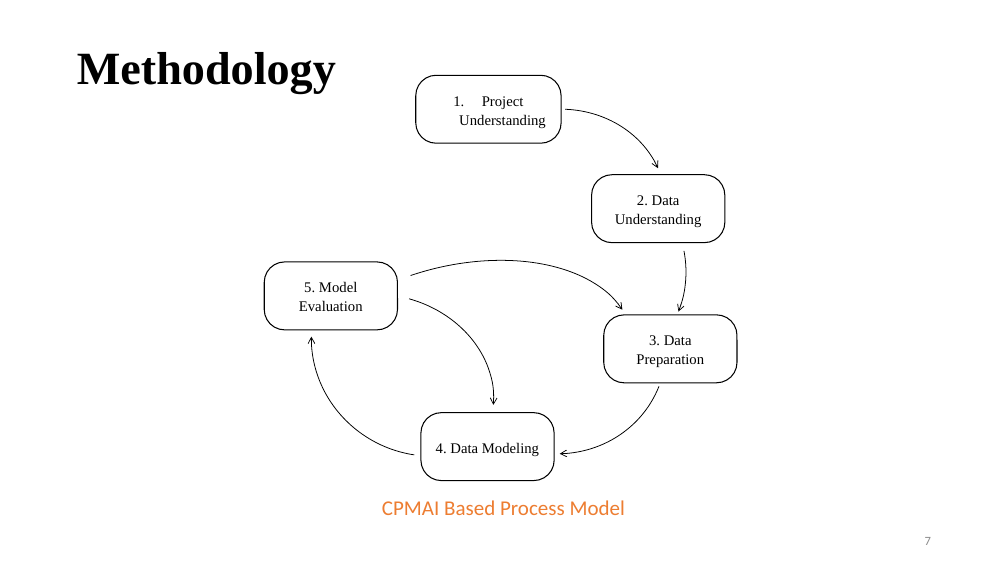
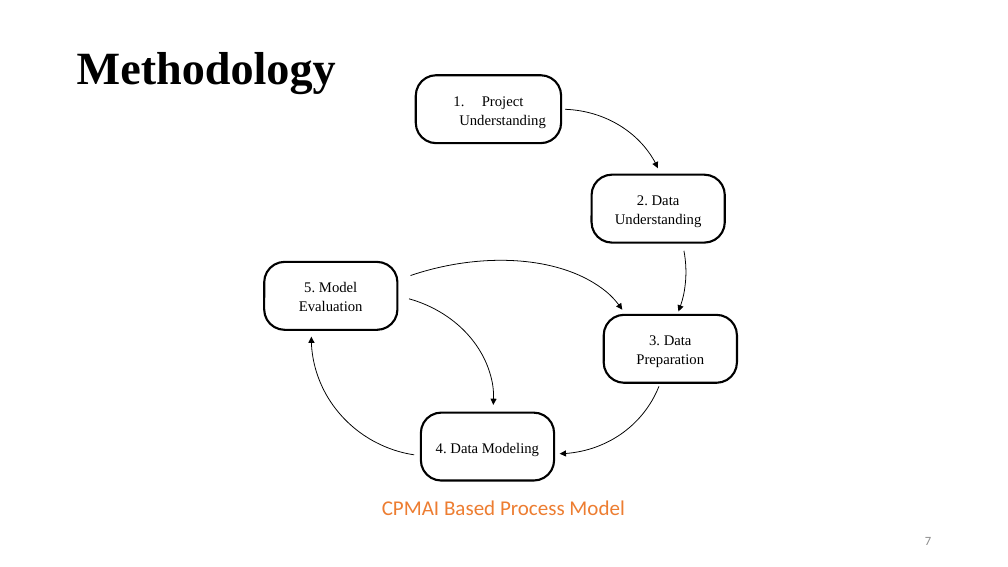
Before and after one commit to kattelsameer/HandWritten-Digit-Recognition-using-Deep-Learning, a slide deck: slide 7 of 3. Proposal Defence/Presentation(draft).pptx. Drawn at 1008x567 pixels with LibreOffice and Linux fonts; fonts in the diff are those of the drawing. Boxes give left, top, right and bottom in pixels: in the first picture for what was removed or moved away, otherwise in the second. Text is boxed around its words. In the diff, an @@ line names an element or a change of style, - is before the commit and + after.

```diff
--- a/3. Proposal Defence/Presentation(draft).pptx
+++ b/3. Proposal Defence/Presentation(draft).pptx
@@ rounded rectangle "Project Understanding" at box(416, 76, 561, 144): indent changed; outline #000000 1 pt to #000000 2 pt @@
@@ outline #000000 0.75 pt to #000000 0.74 pt in 6 elements at box(409, 202, 700, 488), box(272, 189, 584, 497), box(464, 134, 716, 397), box(252, 269, 517, 512), box(256, 224, 659, 527), box(457, 109, 666, 298) @@
@@ outline #000000 1 pt to #000000 2 pt in 4 elements at box(592, 175, 725, 243), box(604, 315, 737, 383), box(421, 413, 554, 481), box(265, 262, 398, 330) @@
```
Also in this commit, not shown: 13 other slides changed, 3 other files.
